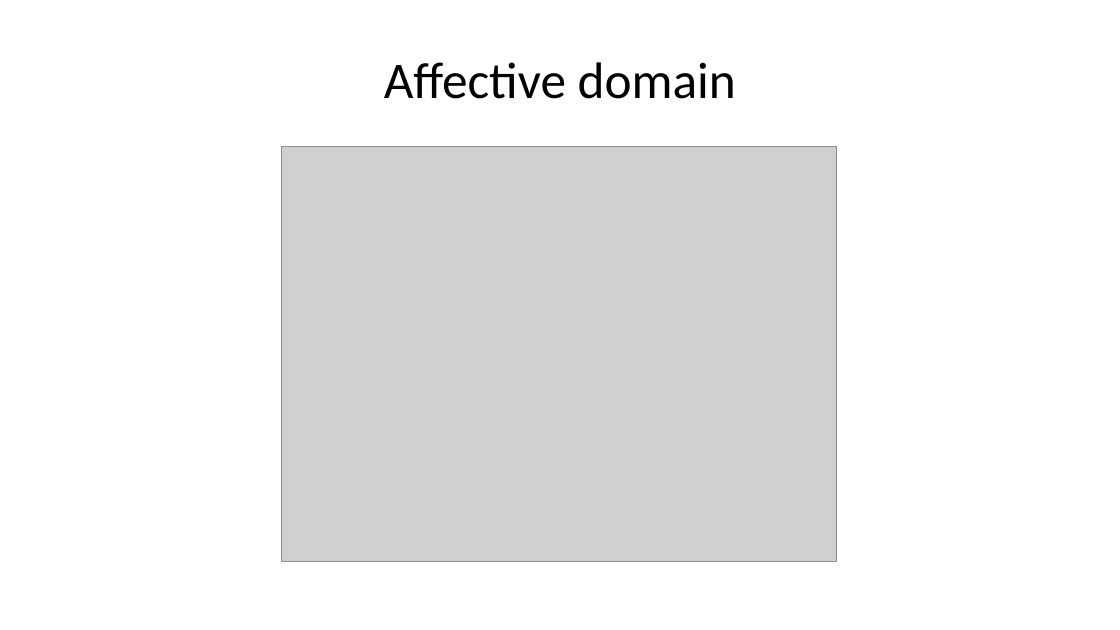
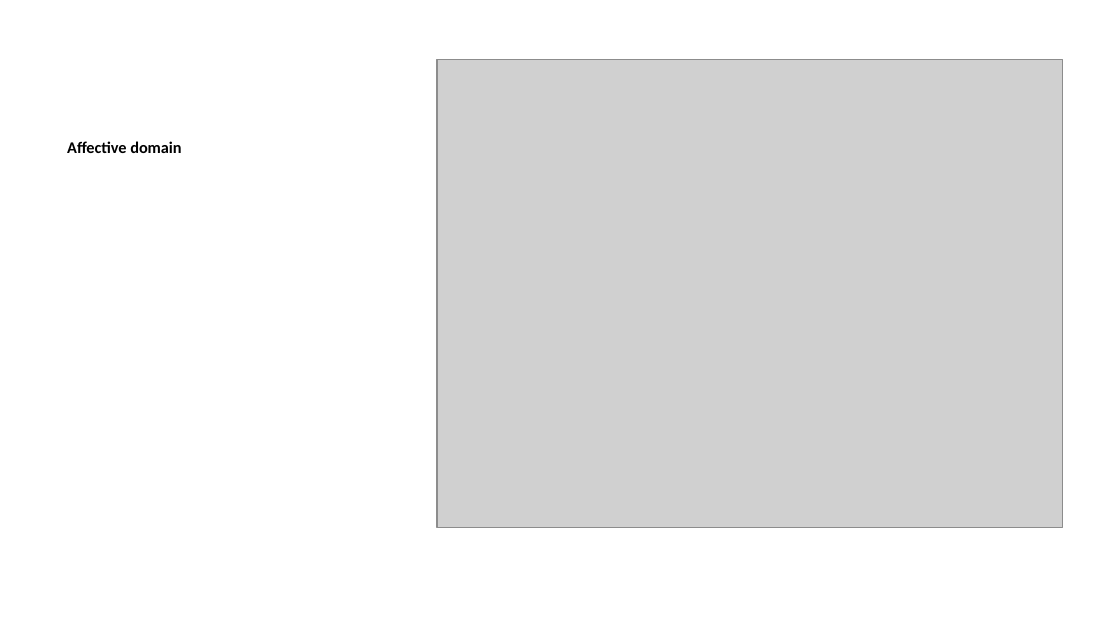
Before and after one commit to lmu-osc/train-the-trainer-student-track-pedagogy, a slide deck: slide 52 of materials/PMM-M1/PMM-M1-S1-Core-Didactic-Principles/PMM-M1-S1-Core-Didactic-Principles-slides.pptx (slide 53 before the commit). Drawn at 1120x630 pixels with LibreOffice and Linux fonts; fonts in the diff are those of the drawing; grey boxes stand for pictures. Boxes give left, top, right and bottom in pixels: in the first picture for what was removed or moved away, otherwise in the second. Text is boxed around its words. In the diff, an @@ line names an element or a change of style, - is before the commit and + after.

```diff
--- a/materials/PMM-M1/PMM-M1-S1-Core-Didactic-Principles/PMM-M1-S1-Core-Didactic-Principles-slides.pptx
+++ b/materials/PMM-M1/PMM-M1-S1-Core-Didactic-Principles/PMM-M1-S1-Core-Didactic-Principles-slides.pptx
@@ picture: place and size @@
-picture at (281,147,837,562)
+picture at (437,59,1062,528)
@@ text "Affective domain": place and size @@
-text "Affective domain" at (384,62,736,99)
+text "Affective domain" at (67,141,181,153)
@@ text "Affective domain" at (67,141,181,153): size 33 to 10.5 pt, bold on; alignment centre to left; more space between paragraphs; vertical alignment middle to top @@
```
Also in this commit, not shown: 28 other slides changed, 5 slides added, 5 slides removed, 16 other files.
